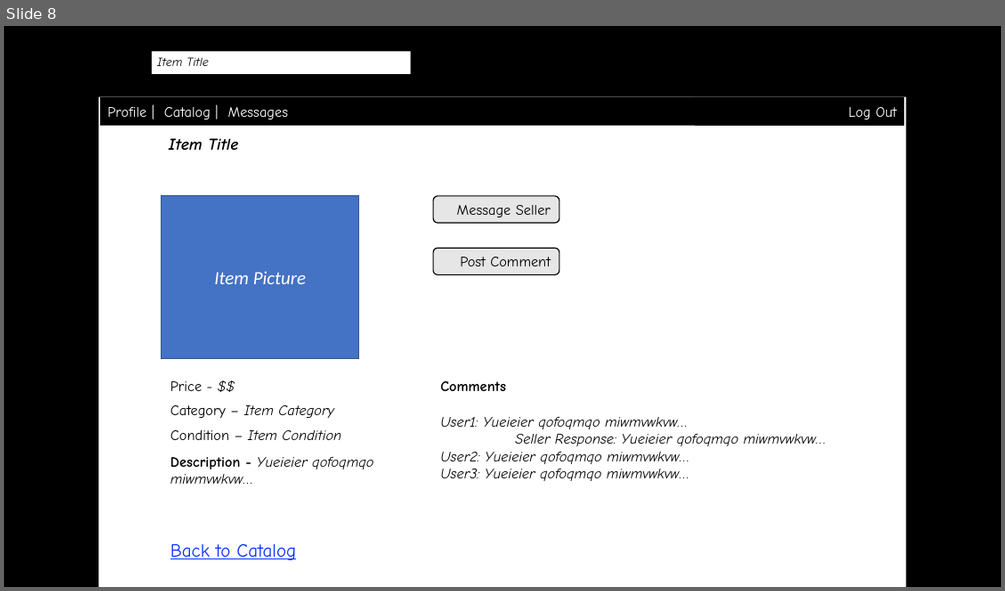
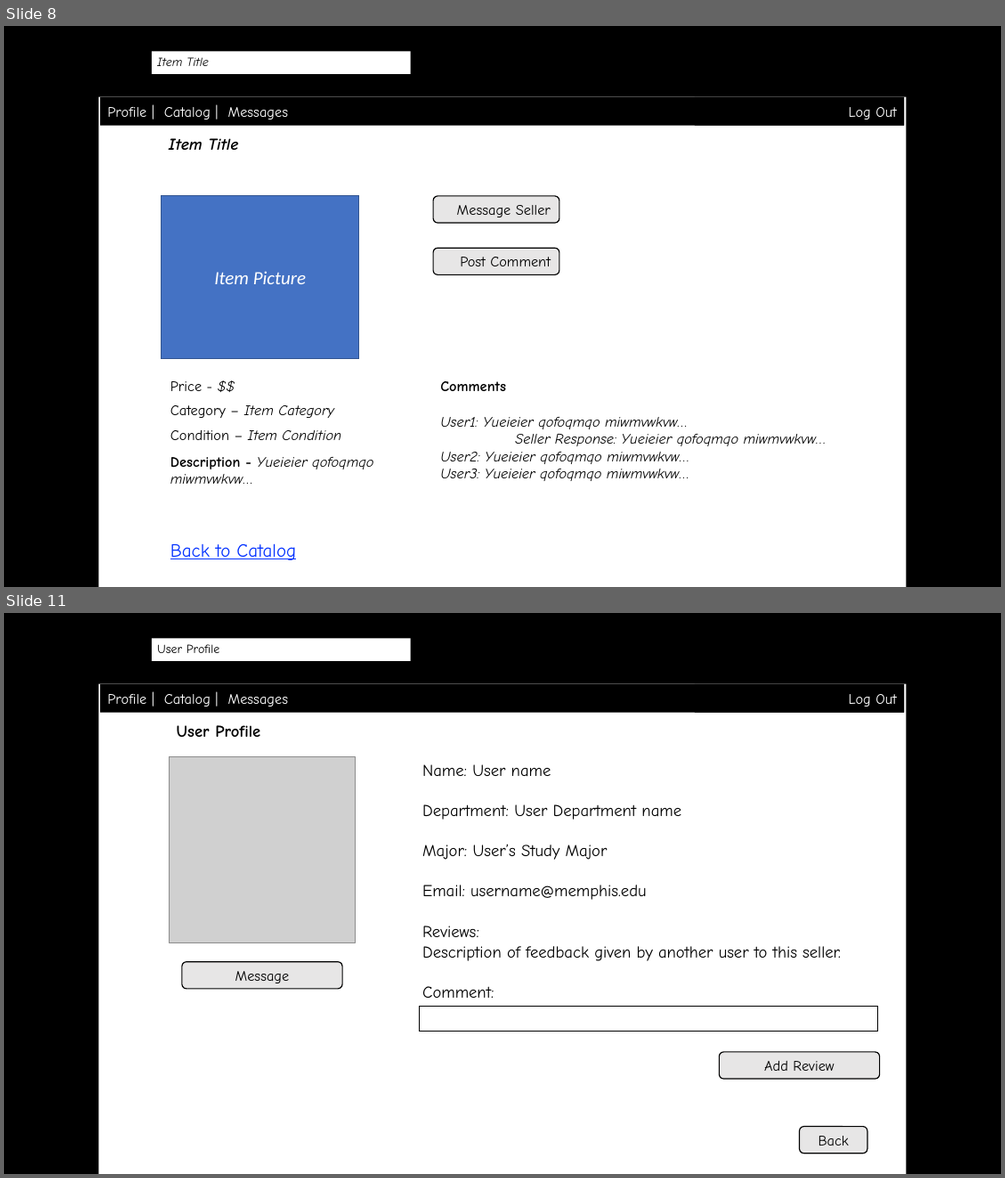
Before and after one commit to byllynho/SellBackMart, a slide deck: docs/wireframes/wireframes.pptx. Shown one above the other, each under a label of ours: slide 8 before the commit, slides 8 and 11 after it; the slides between them are not shown. The pictures are 1005x591 and 1005x1178 pixels, drawn with LibreOffice and Linux fonts; fonts in the diff are those of the drawing; grey boxes stand for pictures; background and template pictures are left out. Boxes give left, top, right and bottom in pixels: in the first picture for what was removed or moved away, otherwise in the second. Text is boxed around its words. In the diff, an @@ line names an element or a change of style, - is before the commit and + after.

```diff
--- a/docs/wireframes/wireframes.pptx
+++ b/docs/wireframes/wireframes.pptx
@@ slide 11 added at [4, 613, 1001, 1174], background picture (left out); not listed: 2 template elements that a slide beside it also shows @@
@@ text added at [157, 644, 220, 653], 12 pt, text #000000 @@
+User Profile
@@ rectangle added at [100, 684, 905, 713], fill #000000, 14 pt, text #FFFFFF @@
+Profile | Catalog | Messages
@@ rectangle added at [695, 684, 905, 713], fill #000000, 14 pt, text #FFFFFF @@
+Log Out
@@ text added at [164, 694, 210, 706], 12 pt, text #000000 @@
+http://localhost:3000/catalog/item/sellername
@@ text added at [177, 725, 260, 737], 16 pt, text #000000, bold @@
+User Profile
@@ picture added at [170, 756, 356, 943] @@
@@ text added at [422, 764, 681, 900], 16 pt, text #000000 @@
+Name: User name
+Department: User Department name
+Major: User’s Study Major
+Email: username@memphis.edu
@@ text added at [422, 925, 841, 997], 16 pt, text #000000 @@
+Reviews:
+Description of feedback given by another user to this seller.
+Comment:
@@ rounded rectangle added at [182, 962, 343, 989], fill #E7E6E6, outline #000000 1 pt, 14 pt, text #000000 @@
+Message
@@ rectangle added at [420, 1005, 877, 1031], outline #000000 0.75 pt @@
@@ rounded rectangle added at [719, 1052, 880, 1078], fill #E7E6E6, outline #000000 1 pt, 14 pt, text #000000 @@
+Add Review
@@ rounded rectangle added at [800, 1126, 867, 1153], fill #E7E6E6, outline #000000 1 pt, 14 pt, text #000000 @@
+Back
```
Also in this commit, not shown: 2 other slides added.
